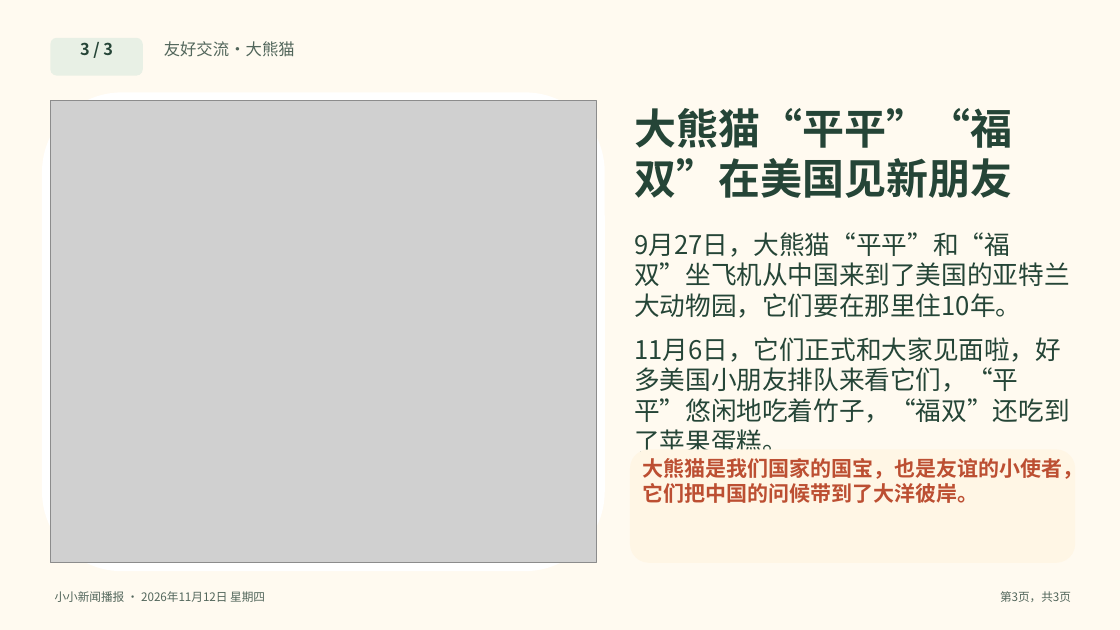
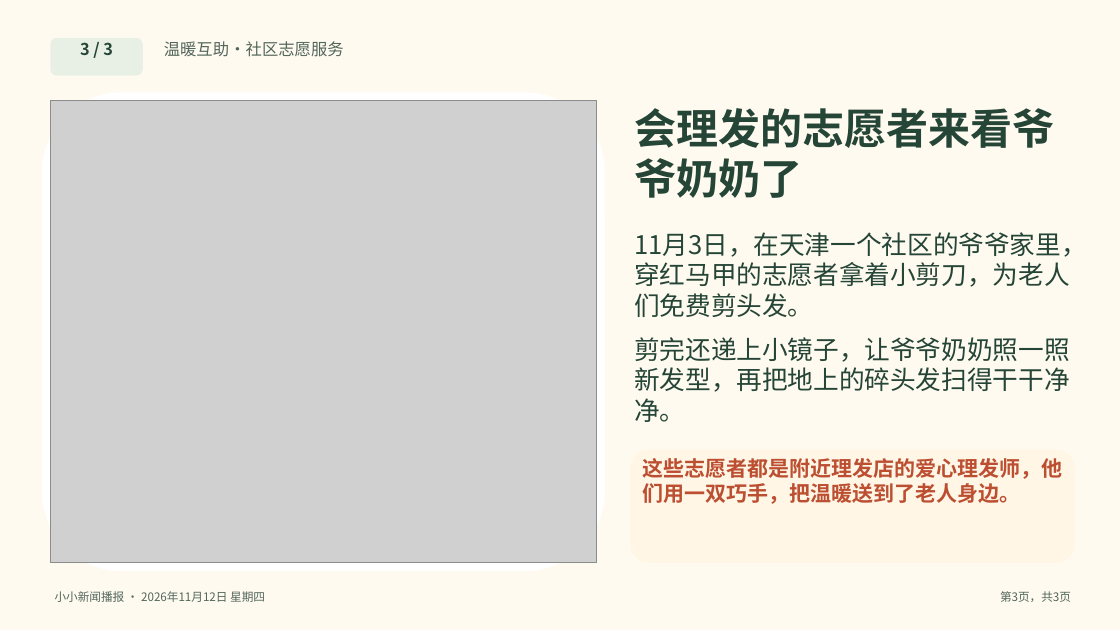
Before and after one commit to solomonhe-hgx/daily-news, a slide deck: slide 3 of daily-news/2026-11-12/今日新闻-2026-11-12.pptx. Drawn at 1120x630 pixels with LibreOffice and Linux fonts; fonts in the diff are those of the drawing; grey boxes stand for pictures. Boxes give left, top, right and bottom in pixels: in the first picture for what was removed or moved away, otherwise in the second. Text is boxed around its words. In the diff, an @@ line names an element or a change of style, - is before the commit and + after.

```diff
--- a/daily-news/2026-11-12/今日新闻-2026-11-12.pptx
+++ b/daily-news/2026-11-12/今日新闻-2026-11-12.pptx
@@ text at (x1=164, y1=41, x2=344, y2=57): text changed @@
-友好交流·大熊猫
+温暖互助·社区志愿服务
@@ text at (x1=634, y1=108, x2=1054, y2=198): text changed @@
-大熊猫“平平”“福双”在美国见新朋友
+会理发的志愿者来看爷爷奶奶了
@@ text at (x1=634, y1=232, x2=1087, y2=317): text changed @@
-9月27日，大熊猫“平平”和“福双”坐飞机从中国来到了美国的亚特兰大动物园，它们要在那里住10年。
+11月3日，在天津一个社区的爷爷家里，穿红马甲的志愿者拿着小剪刀，为老人们免费剪头发。
@@ text at (x1=634, y1=337, x2=1070, y2=422): text changed @@
-11月6日，它们正式和大家见面啦，好多美国小朋友排队来看它们，“平平”悠闲地吃着竹子，“福双”还吃到了苹果蛋糕。
+剪完还递上小镜子，让爷爷奶奶照一照新发型，再把地上的碎头发扫得干干净净。
@@ text at (x1=643, y1=458, x2=1063, y2=504): text changed @@
-大熊猫是我们国家的国宝，也是友谊的小使者，它们把中国的问候带到了大洋彼岸。
+这些志愿者都是附近理发店的爱心理发师，他们用一双巧手，把温暖送到了老人身边。
```
Also in this commit, not shown: 5 other files.
